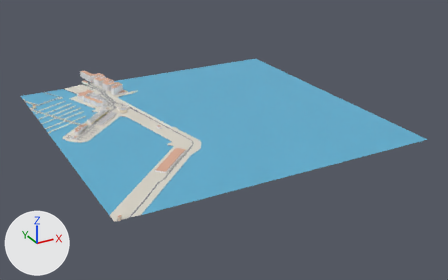
The glTF model public/world/tiles/0_0.glb: old version first, new version second.
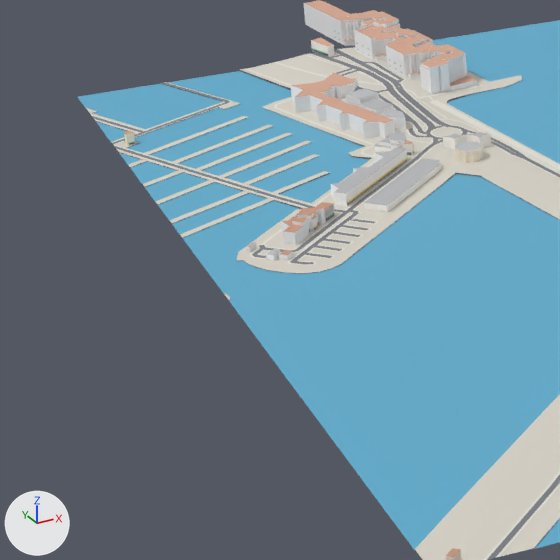
Each version appears first whole from a camera (50 mm lens) standing at (-380.0, -2222.0, 758.0) and looking at (549.0, -533.0, -86.0), and next in a close-up on the part from 0% to 33% of the width and 25% to 78% of the height. Arrows for +X, +Y and +Z are at lower left; the lights stay in place. The last two pictures show the newer version.

Before the edit, the objects in view are built like this:
```python
me_roofs = bpy.data.meshes.new('Roofs')
me_roofs.from_pydata(...)  # 1316 vertices, 1302 faces; spans x 9.0..346.0, y -1004.0..93.0, z 5.0..30.0
me_roofs.materials.append(mat_defaultmaterial_007)
me_walls = bpy.data.meshes.new('Walls')
me_walls.from_pydata(...)  # 2377 vertices, 2632 faces; spans x 9.0..346.0, y -1004.0..93.0, z 0.0..30.0
me_walls.materials.append(mat_defaultmaterial_005)
me_water = bpy.data.meshes.new('Water')
me_water.from_pydata(...)  # 541 vertices, 521 faces; spans x 0.0..1000.0, y -1000.0..0.0, z 0.0
me_water.materials.append(mat_defaultmaterial_004)
ob_roofs = bpy.data.objects.new('Roofs', me_roofs)
ob_roofs.location = (0.0, 0.0, 0.0)
ob_walls = bpy.data.objects.new('Walls', me_walls)
ob_walls.location = (0.0, 0.0, 0.0)
ob_water = bpy.data.objects.new('Water', me_water)
ob_water.location = (0.0, 0.0, 0.0)
# also in view: 'Ground' at (197.0, -500.0, 3.0); 'Sidewalk' at (185.0, -500.0, 3.0); 'Road' at (184.0, -500.0, 3.0)
```
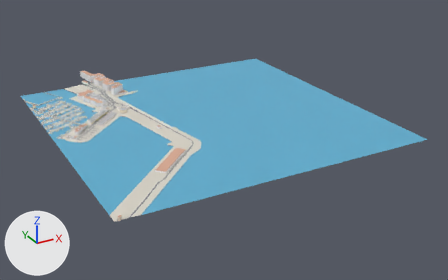
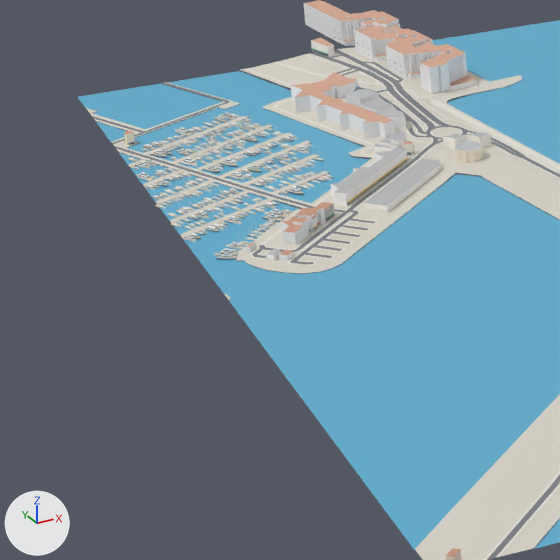
What differs and where, as boxes (x1, y1, x2, y2) in the close-ups (560 x 560 px):
```json
{"object": "Boats", "change": "added", "after": [127, 106, 333, 260]}
```

Scene script edits in JSON lines:
```json
{"op": "add", "block": "me_boats", "code": ["me_boats = bpy.data.meshes.new('Boats')", "me_boats.from_pydata(...)  # 21314 vertices, 28558 faces; spans x -3.0..157.0, y -458.0..-120.0, z -1.0..15.0", "me_boats.materials.append(mat_defaultmaterial_005)"]}
{"op": "add", "block": "ob_boats", "code": ["ob_boats = bpy.data.objects.new('Boats', me_boats)", "ob_boats.location = (0.0, 0.0, 0.0)"]}
```
